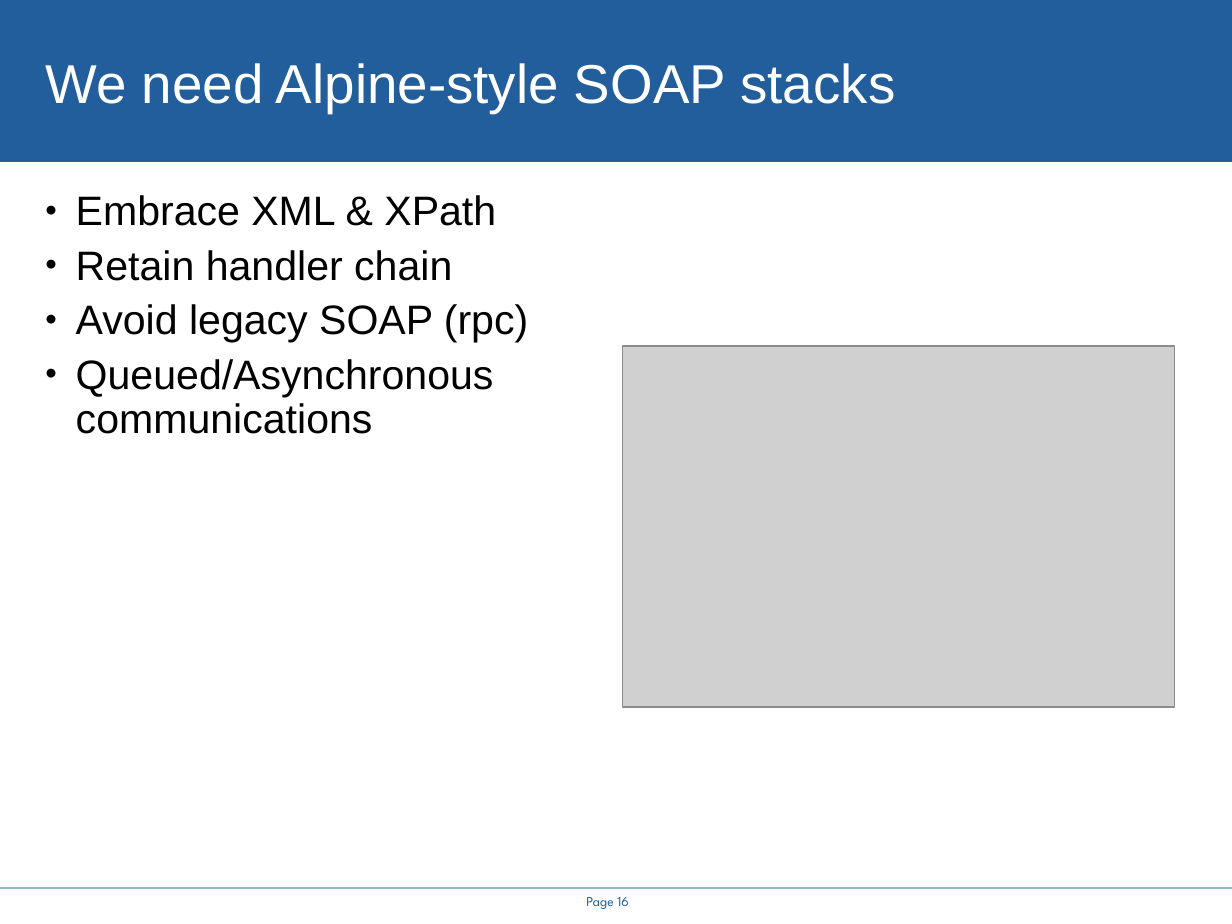
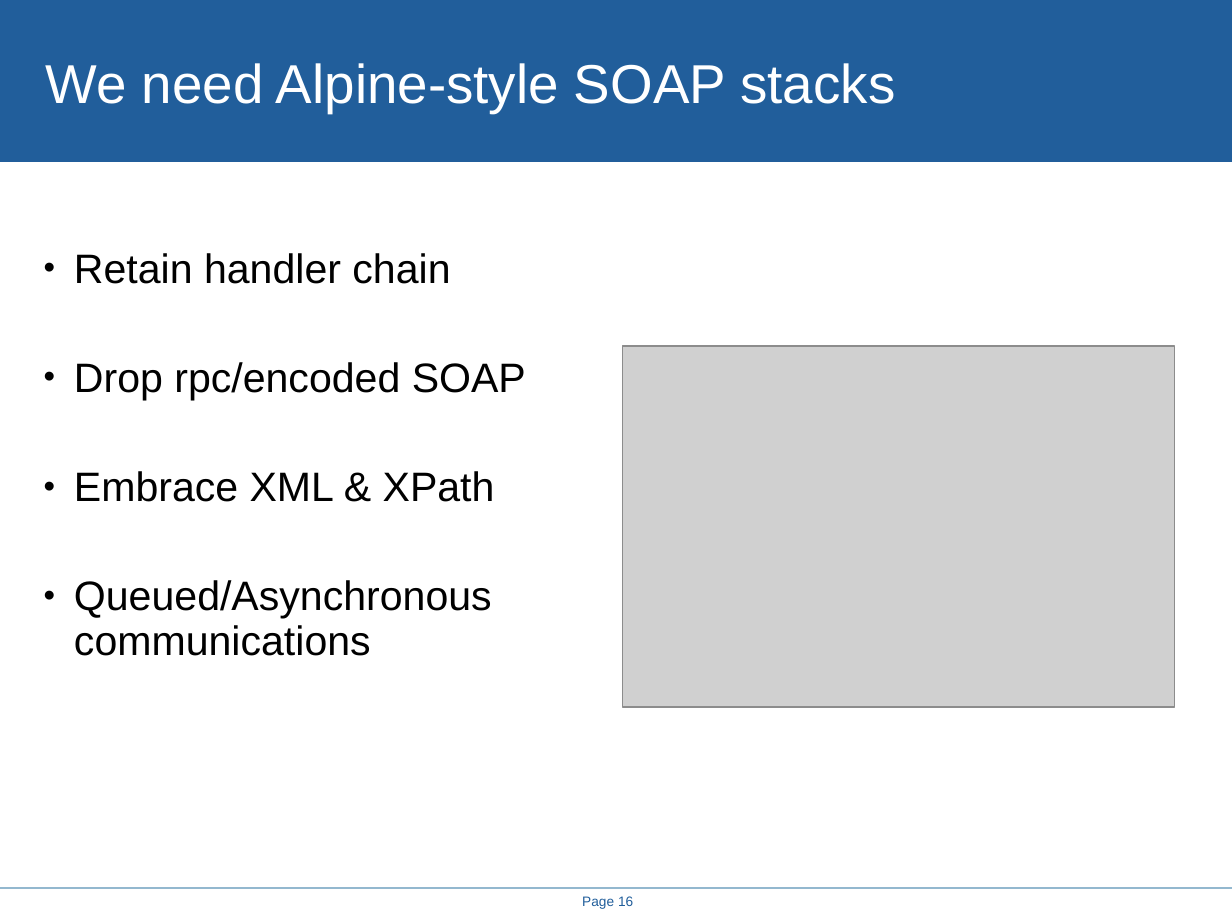
Before and after one commit to steveloughran/smartfrog, a slide deck: slide 16 of projects/alpine/doc/icws2005/rethinking_the_java_SOAP_stack.ppt. Drawn at 1232x924 pixels with LibreOffice and Linux fonts; fonts in the diff are those of the drawing; grey boxes stand for pictures; background and template pictures are left out. Boxes give left, top, right and bottom in pixels: in the first picture for what was removed or moved away, otherwise in the second. Text is boxed around its words. In the diff, an @@ line names an element or a change of style, - is before the commit and + after.

```diff
--- a/projects/alpine/doc/icws2005/rethinking_the_java_SOAP_stack.ppt
+++ b/projects/alpine/doc/icws2005/rethinking_the_java_SOAP_stack.ppt
@@ text "Retain handler chain" moved from (x1=76, y1=195, x2=528, y2=434) to (x1=74, y1=253, x2=526, y2=656) @@
@@ text at (x1=74, y1=253, x2=526, y2=400): paragraphs added @@
+• Retain handler chain
+• Drop rpc/encoded SOAP
@@ text at (x1=76, y1=250, x2=528, y2=343): paragraphs removed @@
-• Retain handler chain
-• Avoid legacy SOAP (rpc)
@@ page number at (x1=582, y1=896, x2=633, y2=909): font League Spartan to Arial @@
```
Also in this commit, not shown: 14 other slides changed, 4 slides added, 4 slides removed, 8 other files.
